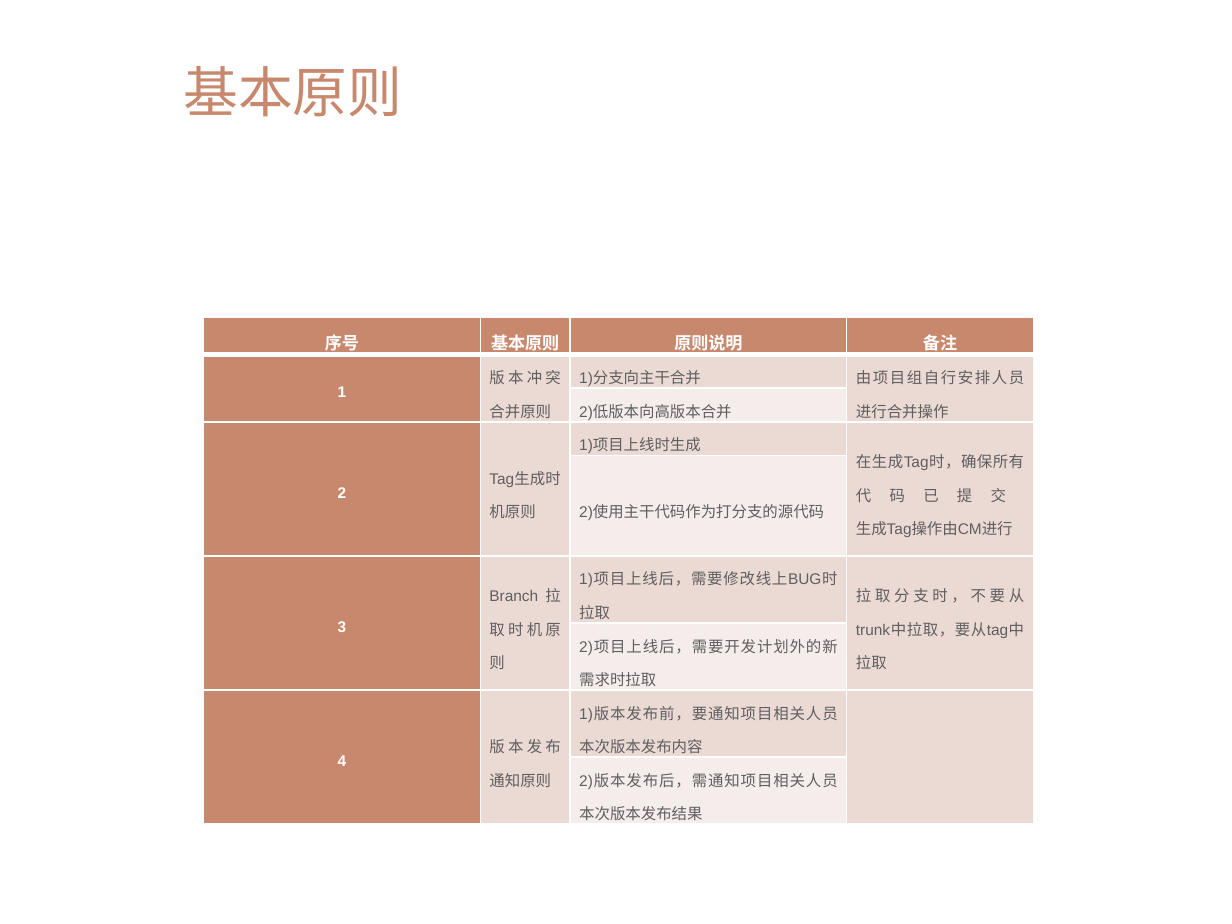
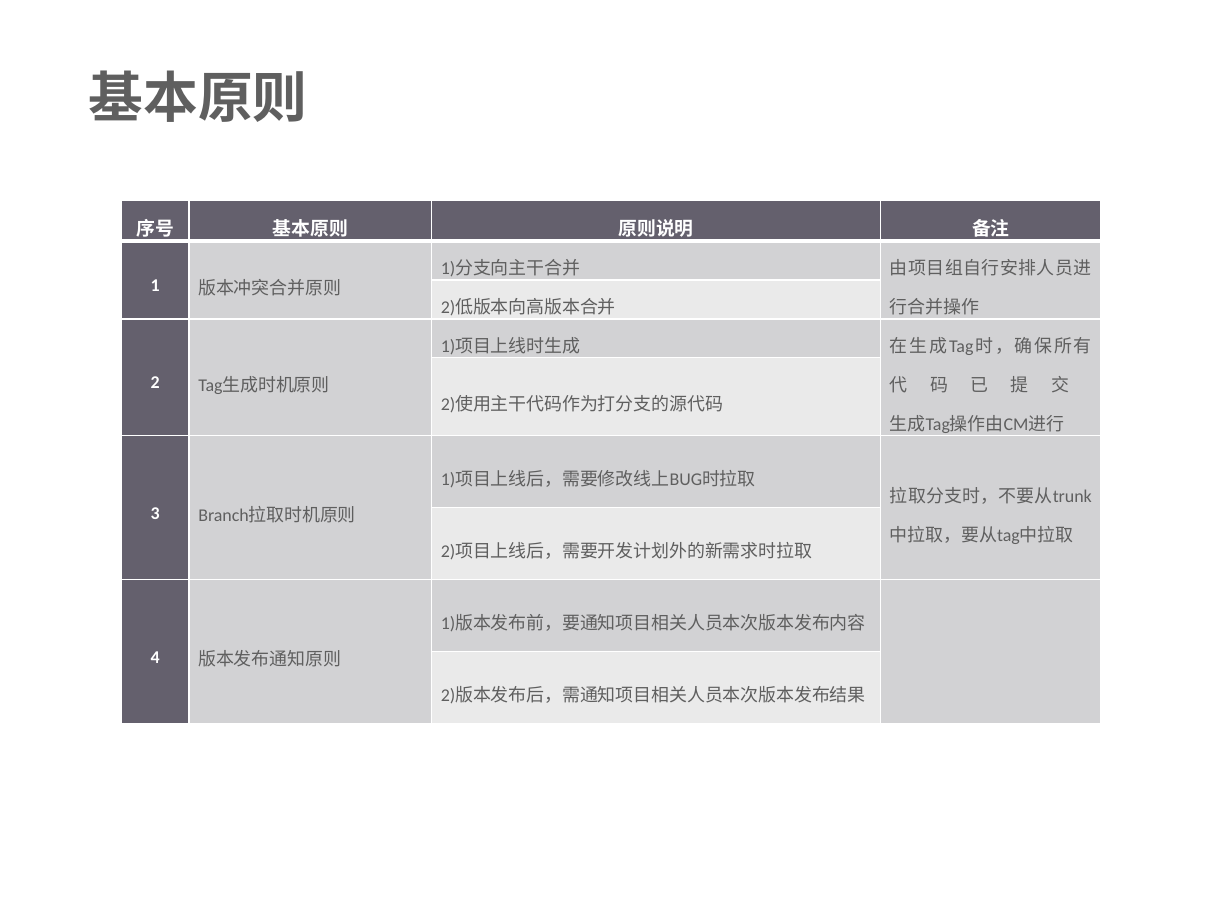
Before and after one commit to xianmomo/demo, a slide deck: slide 21 of 新员工入职指引/配置管理规范及要求.pptx (slide 13 before the commit). Drawn at 1232x924 pixels with LibreOffice and Linux fonts; fonts in the diff are those of the drawing; background and template pictures are left out. Boxes give left, top, right and bottom in pixels: in the first picture for what was removed or moved away, otherwise in the second. Text is boxed around its words. In the diff, an @@ line names an element or a change of style, - is before the commit and + after.

Commit message:
modify ppt

```diff
--- a/新员工入职指引/配置管理规范及要求.pptx
+++ b/新员工入职指引/配置管理规范及要求.pptx
@@ rectangle added at (x1=0, y1=0, x2=669, y2=924), fill #FFFFFF at 92% opacity @@
@@ title "基本原则" moved from (x1=183, y1=66, x2=402, y2=117) to (x1=89, y1=70, x2=308, y2=122) @@
@@ title "基本原则" at (x1=89, y1=70, x2=308, y2=122): font Arial to Roboto, text colour #C8886E to #5F5F5F, bold on; line spacing 1 to 0.9; vertical alignment middle to bottom @@
@@ table at (x1=121, y1=200, x2=1101, y2=708) @@
@@ fill #C8886E to #64606D in 8 cells @@
@@ fill #EBDAD5 to #D3D2D4 in 12 cells @@
@@ fill #F5EDEB to #EAEAEB in 4 cells @@
@@ size 10 to 11 pt in "序号", "基本原则", "原则说明", "备注" @@
@@ font Arial to Calibri, size 9 to 10.5 pt @@
@@ table resized from (x1=203, y1=318, x2=1034, y2=824) to (x1=121, y1=200, x2=1101, y2=708) @@
```
Also in this commit, not shown: 10 other slides changed, 11 slides added, 3 slides removed.
